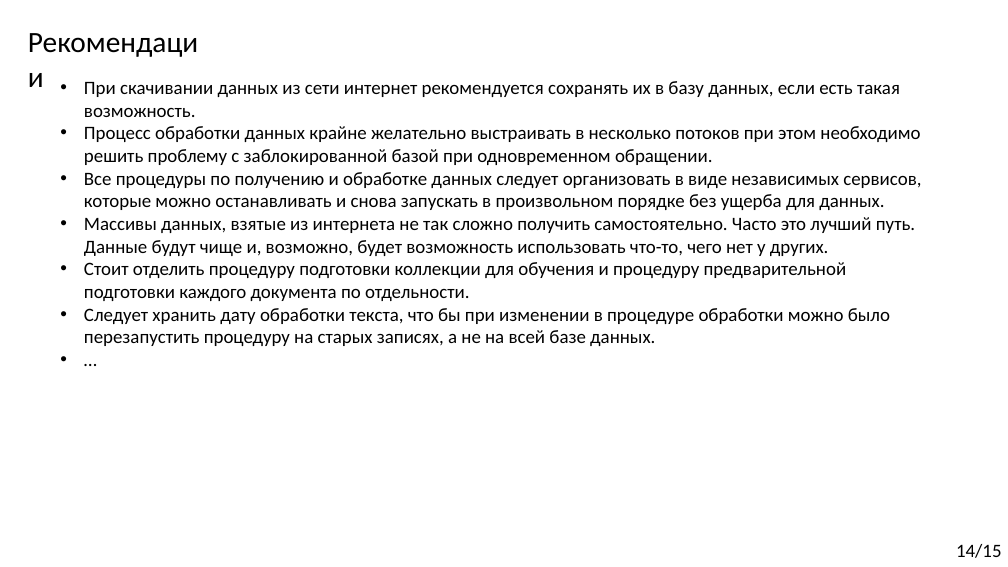
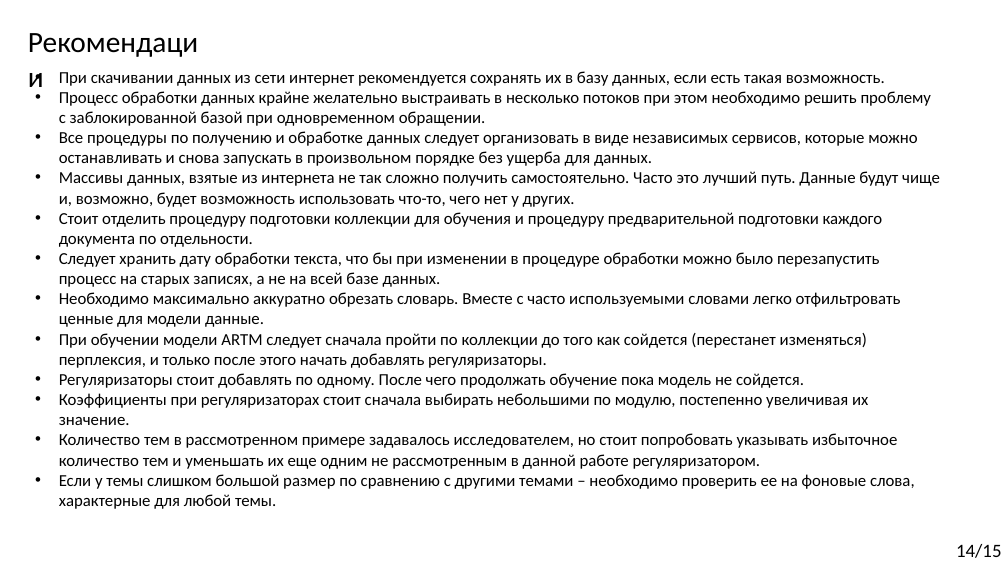
Before and after one commit to Kirmark/bachelor-qualification-work, a slide deck: slide 14 of presentation/presentation.pptx. Drawn at 1008x567 pixels with LibreOffice and Linux fonts; fonts in the diff are those of the drawing. Boxes give left, top, right and bottom in pixels: in the first picture for what was removed or moved away, otherwise in the second. Text is boxed around its words. In the diff, an @@ line names an element or a change of style, - is before the commit and + after.

```diff
--- a/presentation/presentation.pptx
+++ b/presentation/presentation.pptx
@@ text "При скачивании данных из сети ...": place and size @@
-text "При скачивании данных из сети ..." at bbox=[84, 81, 921, 346]
+text "При скачивании данных из сети ..." at bbox=[59, 71, 940, 509]
@@ text at bbox=[59, 71, 940, 247]: size 18 to 16 pt in "При скачивании данных из сети интернет рекомендуется ...", "Процесс обработки данных крайне желательно выстраивать в ...", "Все процедуры по получению и обработке данных ...", "Массивы данных, взятые из интернета не так ..." and 1 more places @@
@@ text at bbox=[59, 252, 915, 509]: text changed; size 18 to 16 pt @@
-• Следует хранить дату обработки текста, что бы при изменении в процедуре обработки можно было перезапустить процедуру на старых записях, а не на всей базе данных.
-• …
+• Следует хранить дату обработки текста, что бы при изменении в процедуре обработки можно было перезапустить процесс на старых записях, а не на всей базе данных.
+• Необходимо максимально аккуратно обрезать словарь. Вместе с часто используемыми словами легко отфильтровать ценные для модели данные.
+• При обучении модели ARTM следует сначала пройти по коллекции до того как сойдется (перестанет изменяться) перплексия, и только после этого начать добавлять регуляризаторы.
+• Регуляризаторы стоит добавлять по одному. После чего продолжать обучение пока модель не сойдется.
+• Коэффициенты при регуляризаторах стоит сначала выбирать небольшими по модулю, постепенно увеличивая их значение.
+• Количество тем в рассмотренном примере задавалось исследователем, но стоит попробовать указывать избыточное количество тем и уменьшать их еще одним не рассмотренным в данной работе регуляризатором.
+• Если у темы слишком большой размер по сравнению с другими темами – необходимо проверить ее на фоновые слова, характерные для любой темы.
```
Also in this commit, not shown: 1 other file.
